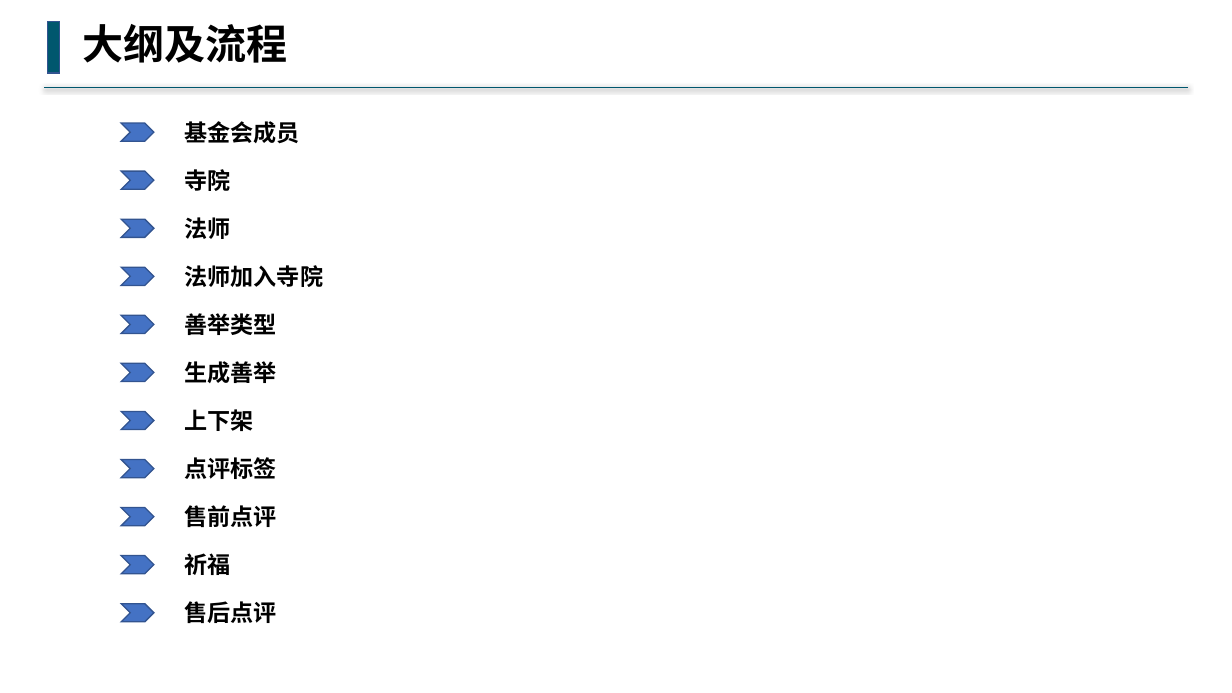
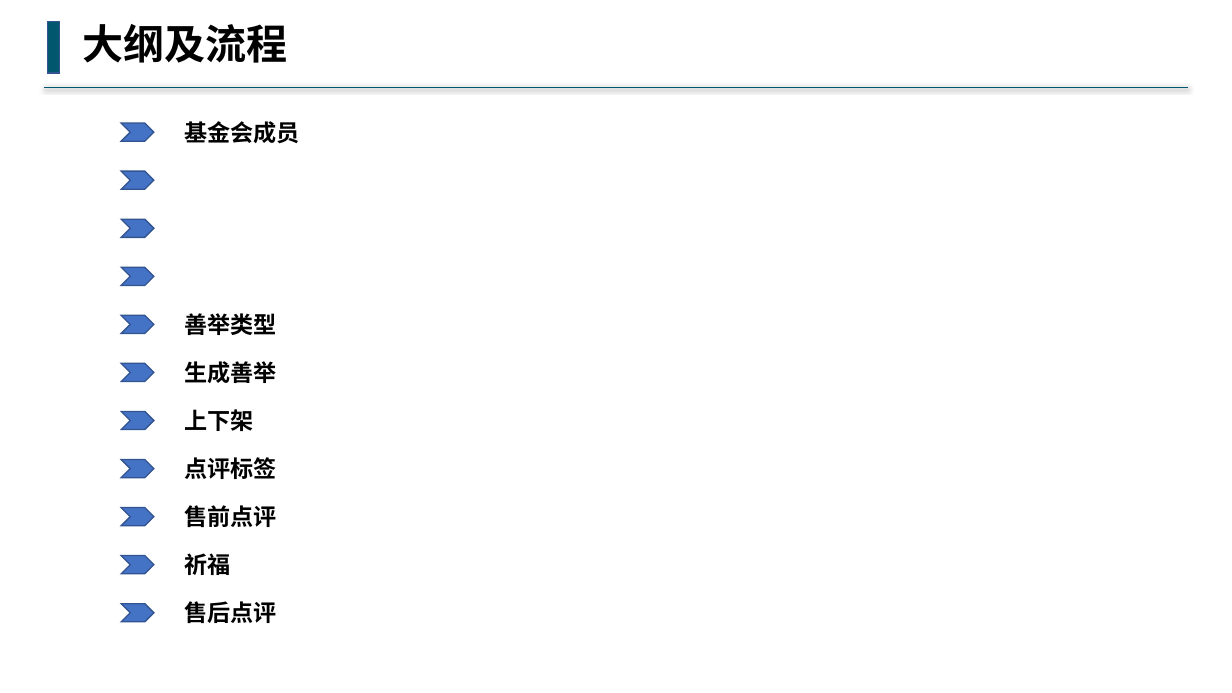
Before and after one commit to buddhachain/buddhaContract, a slide deck: slide 1 of doc/08.善举.pptx. Drawn at 1232x693 pixels with LibreOffice and Linux fonts; fonts in the diff are those of the drawing. Boxes give left, top, right and bottom in pixels: in the first picture for what was removed or moved away, otherwise in the second. Text is boxed around its words. In the diff, an @@ line names an element or a change of style, - is before the commit and + after.

```diff
--- a/doc/08.善举.pptx
+++ b/doc/08.善举.pptx
@@ text removed at (185,169,231,191) @@
-寺院
@@ text removed at (185,217,231,239) @@
-法师
@@ text removed at (185,265,324,287) @@
-法师加入寺院
```
Also in this commit, not shown: 4 slides removed, 3 other files.
